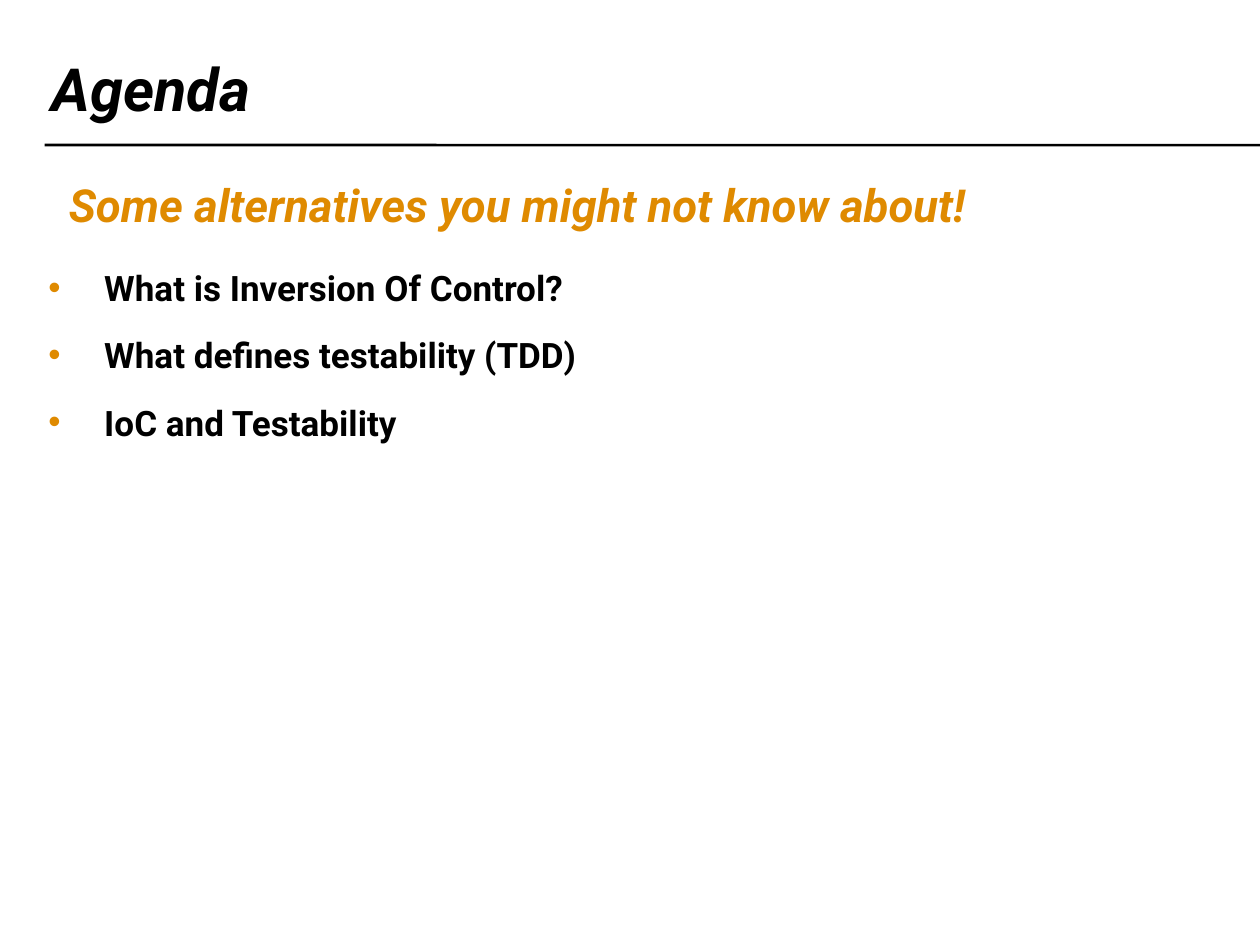
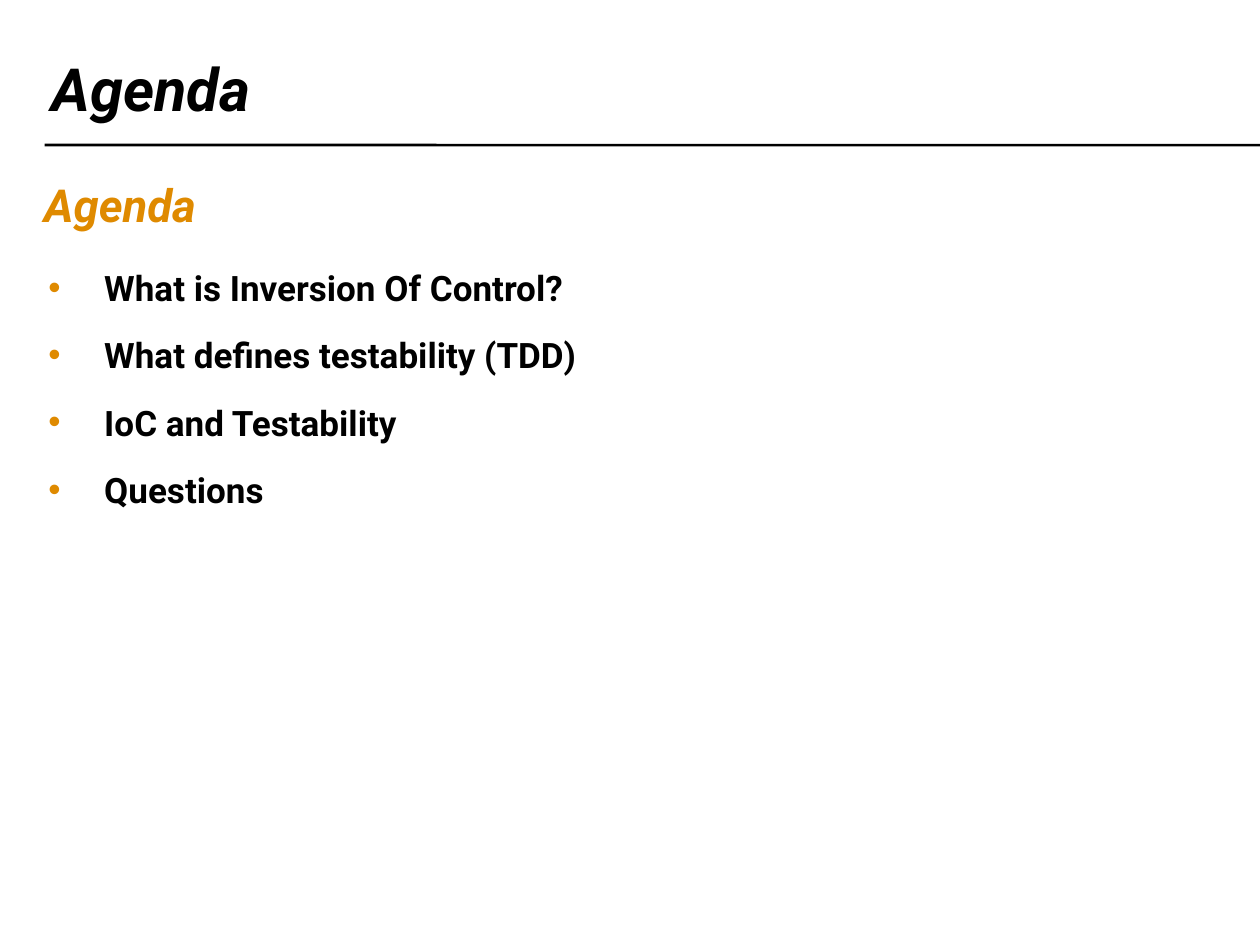
Before and after one commit to craignicol/scotaltdotnet, a slide deck: slide 3 of belfast/IOC-TDD-And Testability.ppt. Drawn at 1260x945 pixels with LibreOffice and Linux fonts; fonts in the diff are those of the drawing; background and template pictures are left out. Boxes give left, top, right and bottom in pixels: in the first picture for what was removed or moved away, otherwise in the second. Text is boxed around its words. In the diff, an @@ line names an element or a change of style, - is before the commit and + after.

Commit message:
Updated Belfast talk

```diff
--- a/belfast/IOC-TDD-And Testability.ppt
+++ b/belfast/IOC-TDD-And Testability.ppt
@@ text added at <box>44,188,196,232</box>, 26 pt, text #DF8A00, bold, italic @@
+Agenda
@@ text removed at <box>69,188,965,232</box> @@
-Some alternatives you might not know about!
@@ text at <box>104,477,263,508</box>: paragraph added @@
+• Questions
```
Also in this commit, not shown: 1 other file.
